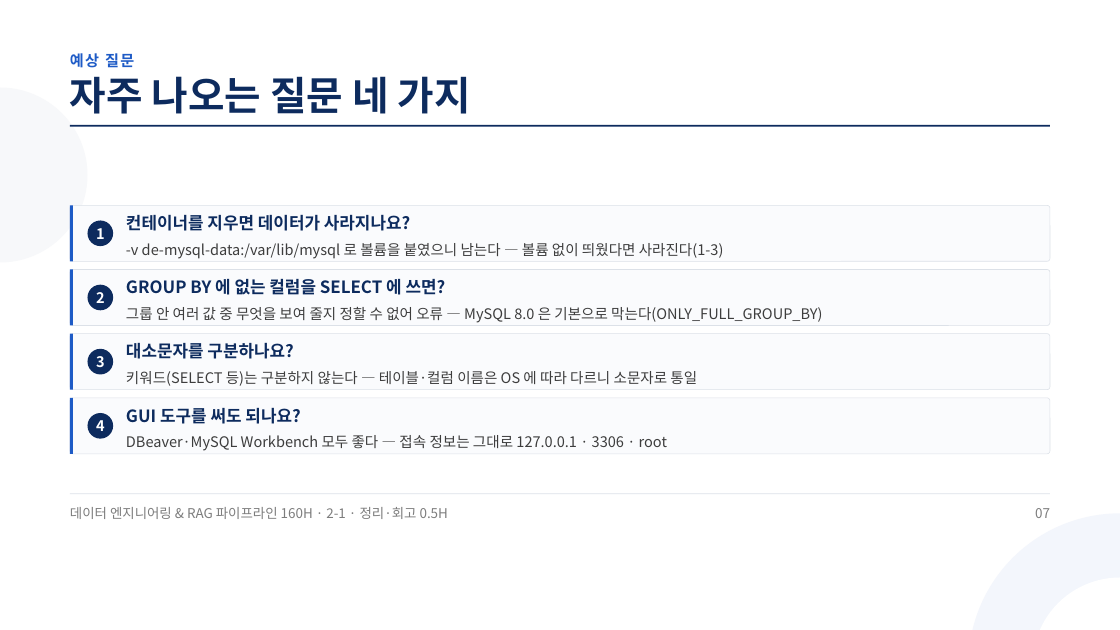
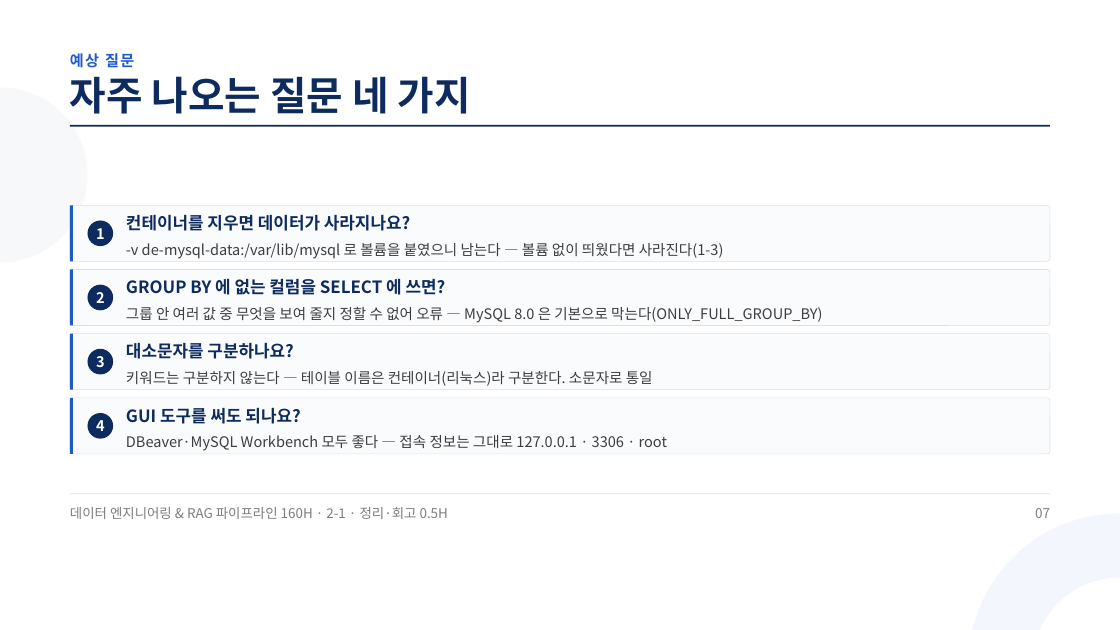
Before and after one commit to aebonlee/materials, a slide deck: slide 7 of data-eng/decks/w2d1s4.pptx. Drawn at 1120x630 pixels with LibreOffice and Linux fonts; fonts in the diff are those of the drawing. Boxes give left, top, right and bottom in pixels: in the first picture for what was removed or moved away, otherwise in the second. Text is boxed around its words. In the diff, an @@ line names an element or a change of style, - is before the commit and + after.

```diff
--- a/data-eng/decks/w2d1s4.pptx
+++ b/data-eng/decks/w2d1s4.pptx
@@ text at <box>126,371,653,386</box>: text changed @@
-키워드(SELECT 등)는 구분하지 않는다 — 테이블·컬럼 이름은 OS 에 따라 다르니 소문자로 통일
+키워드는 구분하지 않는다 — 테이블 이름은 컨테이너(리눅스)라 구분한다. 소문자로 통일
```
Also in this commit, not shown: 3 other slides changed, 26 other files.
